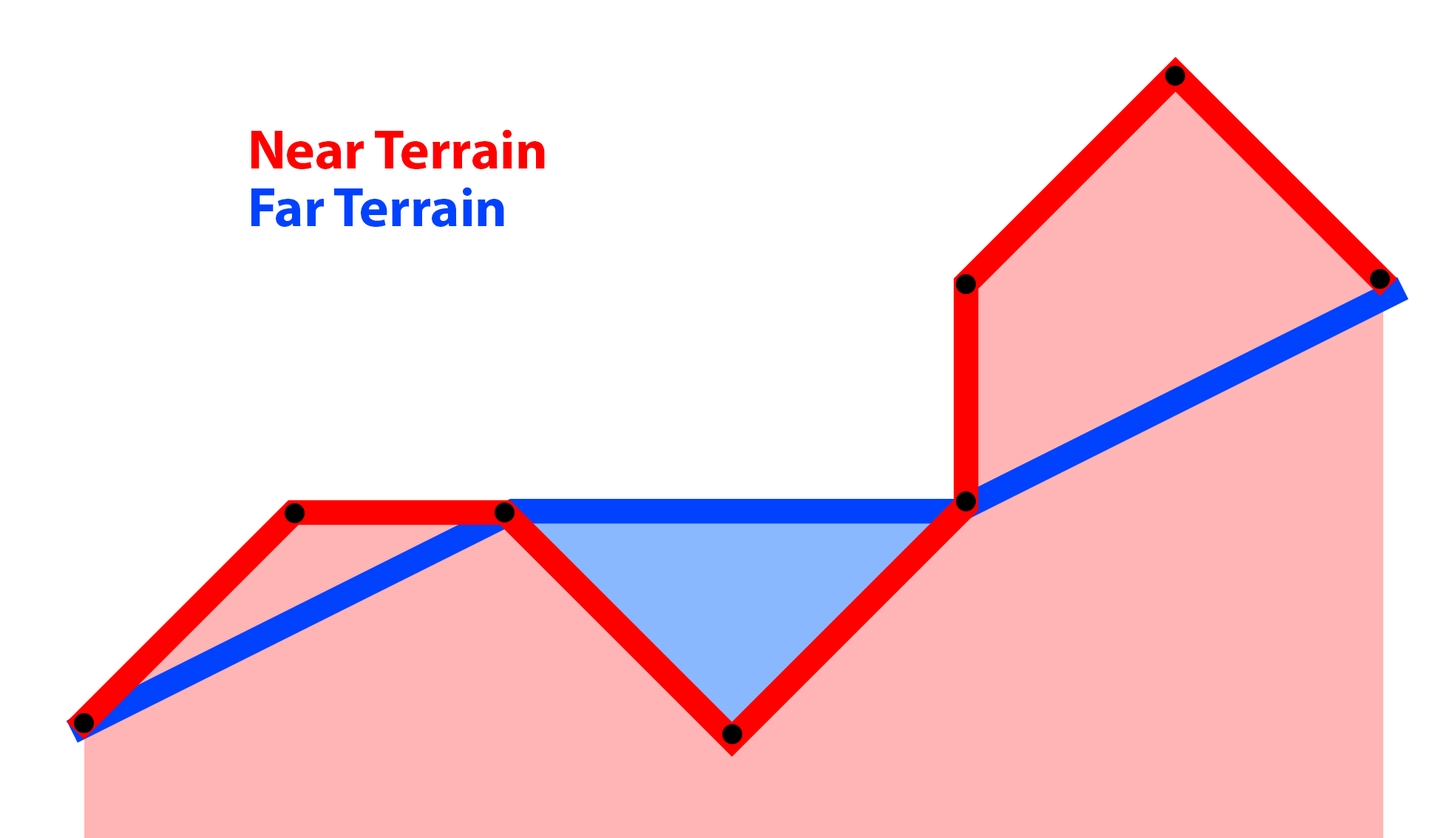
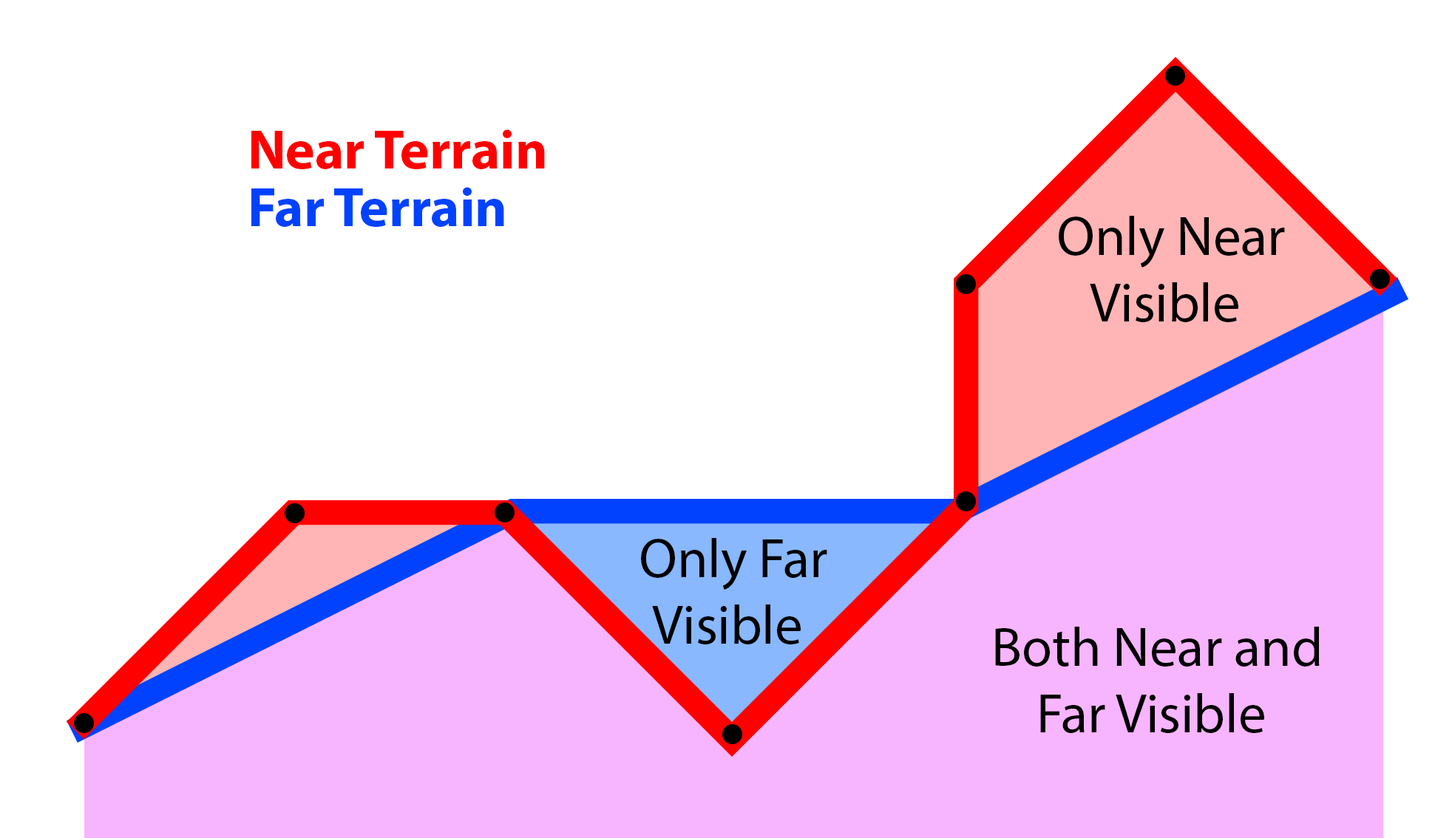
Layered file, before and after one edit (1435×838). Changes by layer:
added layer "Both Near and Far Visible" above "Only Far Visible" over [995, 627, 1320, 734]
added layer "Only Far Visible" above "Only Near Visible" over [641, 538, 828, 645]
added layer "Only Near Visible" above "Shape 6" over [1058, 215, 1286, 323]
added layer "Shape 6" above "Shape 5" over [1006, 215, 1384, 501]
added layer "Shape 5" above "Shape 3" over [111, 530, 504, 727]
painted on "Shape 4" over [84, 215, 1384, 838]
